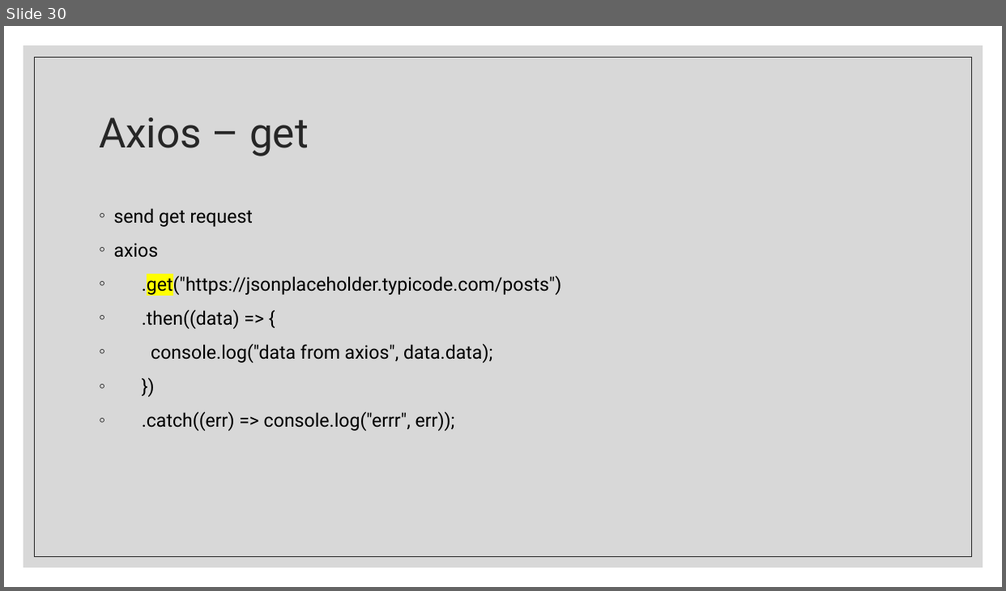
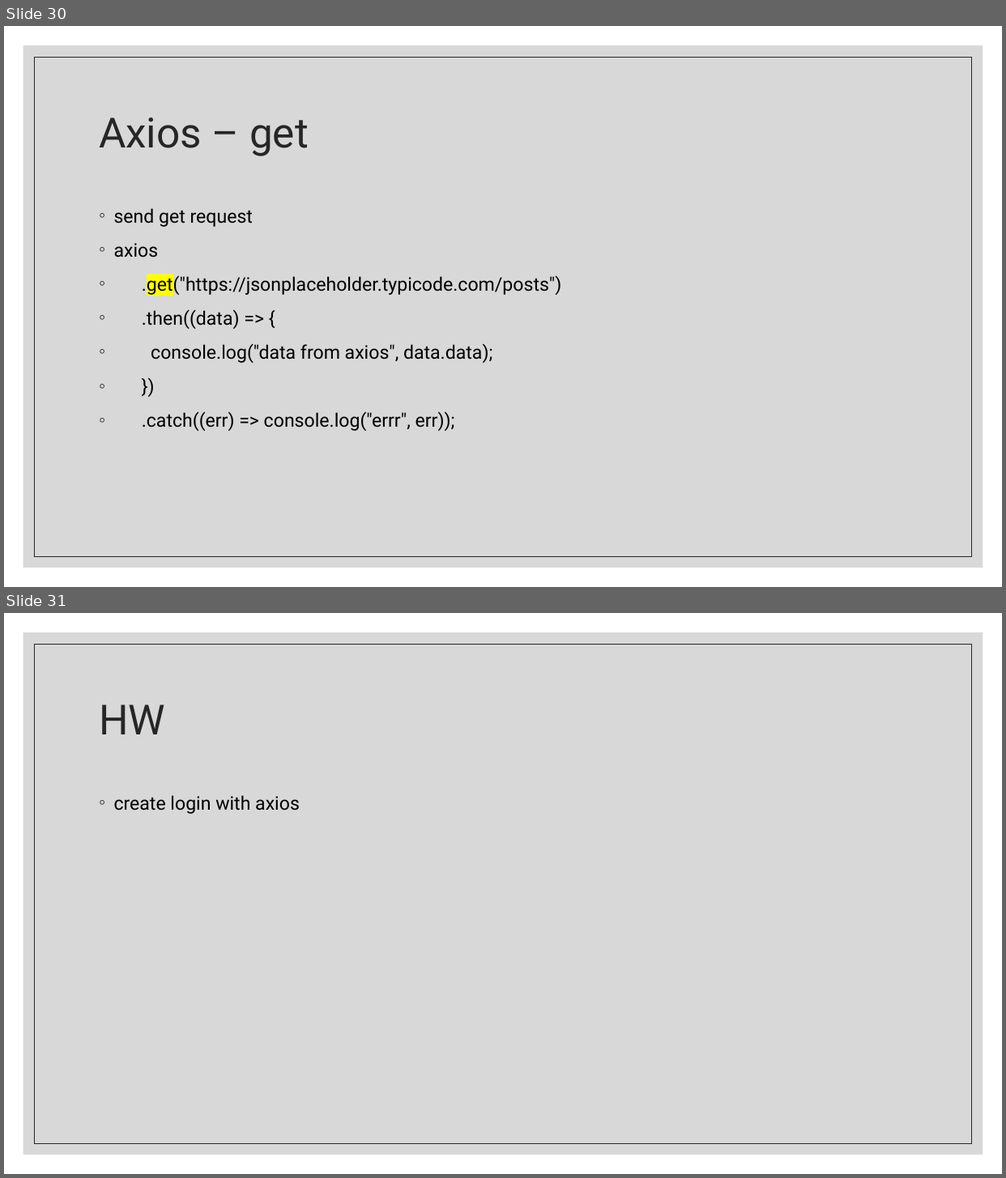
Before and after one commit to Rlss91/ht_W011121MR_morning_first-project, a slide deck: docs/React.pptx. Shown one above the other, each under a label of ours: slide 30 before the commit, slides 30 and 31 after it. The pictures are 1006x591 and 1006x1178 pixels, drawn with LibreOffice and Linux fonts; fonts in the diff are those of the drawing. Boxes give left, top, right and bottom in pixels: in the first picture for what was removed or moved away, otherwise in the second. Text is boxed around its words. In the diff, an @@ line names an element or a change of style, - is before the commit and + after.

Commit message:
login

```diff
--- a/docs/React.pptx
+++ b/docs/React.pptx
@@ slide 31 added at (4,613,1002,1174), background #FFFFFF; not listed: 2 template elements that a slide beside it also shows @@
@@ title added at (99,705,165,735), 40 pt, text #262626 @@
+HW
@@ text added at (114,795,300,814), 18 pt, text #000000 @@
+◦ create login with axios
```
Also in this commit, not shown: 1 other slide added, 4 other files.
